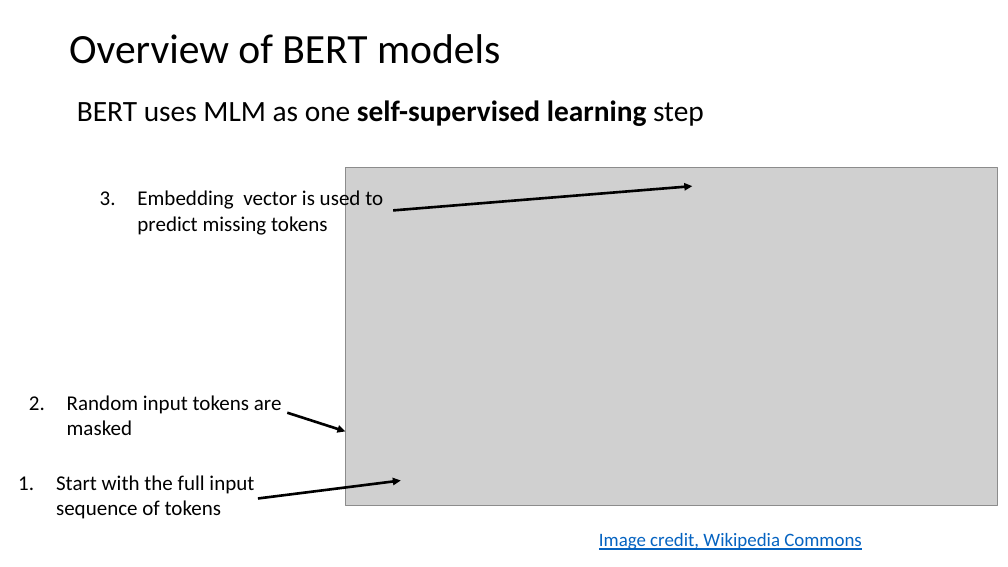
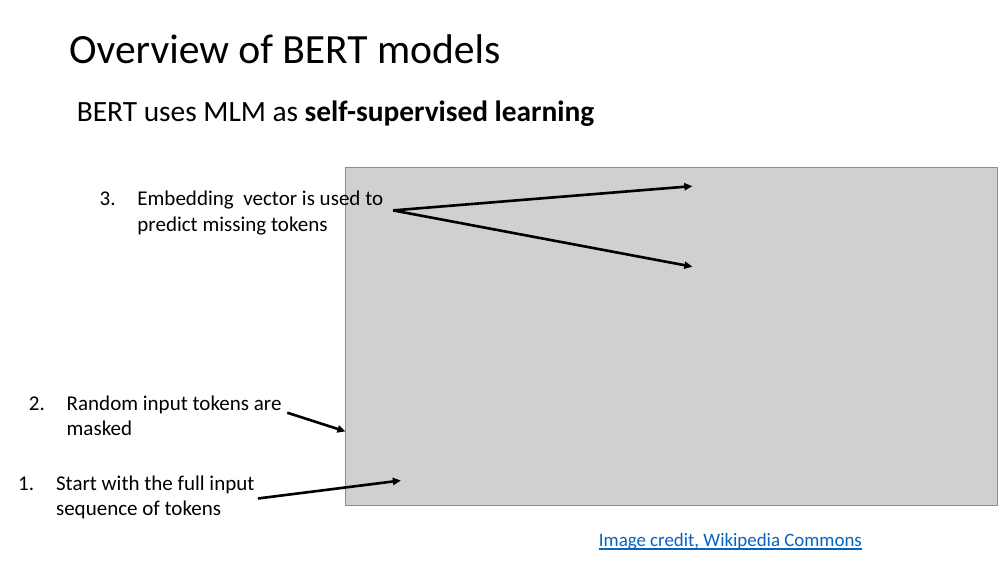
Before and after one commit to harelgabainew/school1, a slide deck: slide 22 of slides/7_DocumentWebSearching.pptx. Drawn at 1008x567 pixels with LibreOffice and Linux fonts; fonts in the diff are those of the drawing; grey boxes stand for pictures. Boxes give left, top, right and bottom in pixels: in the first picture for what was removed or moved away, otherwise in the second. Text is boxed around its words. In the diff, an @@ line names an element or a change of style, - is before the commit and + after.

```diff
--- a/slides/7_DocumentWebSearching.pptx
+++ b/slides/7_DocumentWebSearching.pptx
@@ text at [77,100,595,126]: text changed @@
-BERT uses MLM as one self-supervised learning step
+BERT uses MLM as self-supervised learning
@@ arrow added from (393, 210) to (693, 267), #000000 2.5 pt @@
```
Also in this commit, not shown: 15 other slides changed, 6 slides added.
